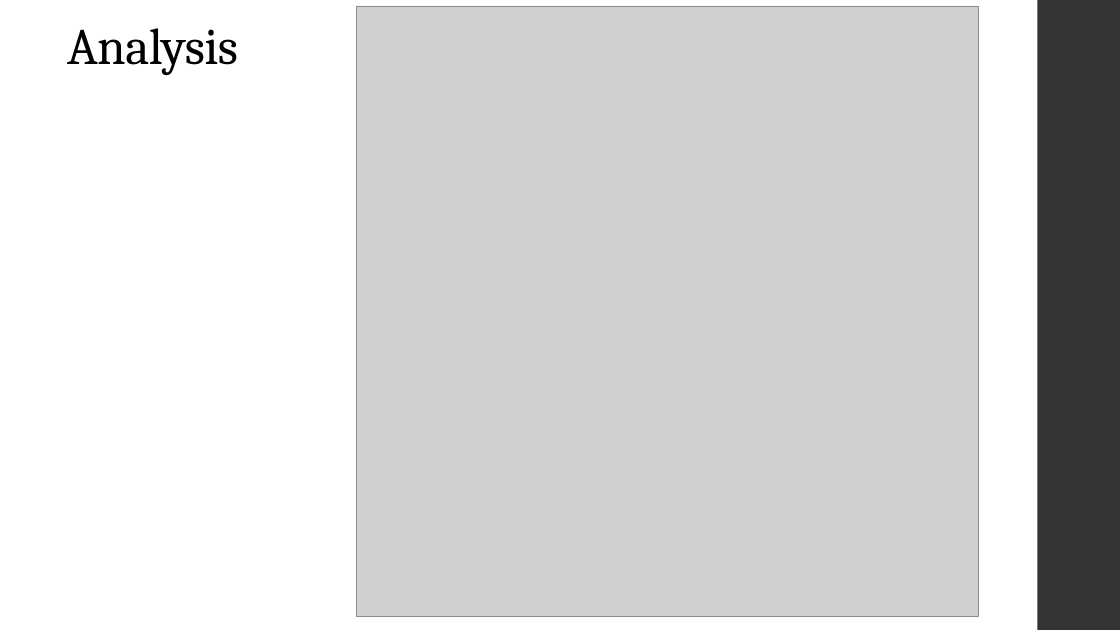
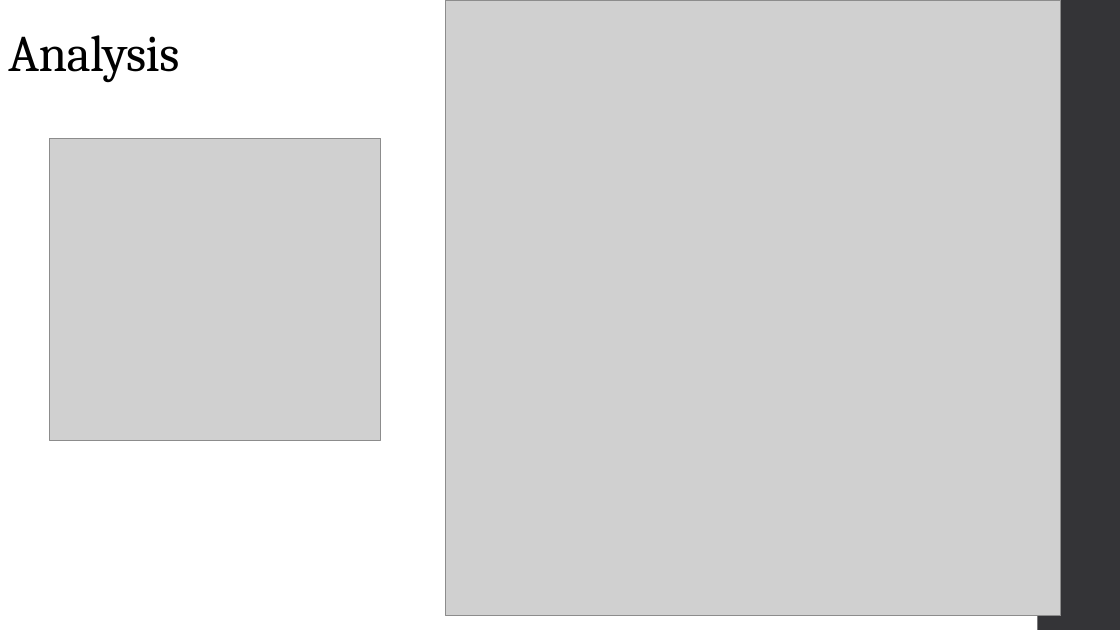
Before and after one commit to wtcarnes/Project-7-, a slide deck: slide 6 of Digging into the DEA.pptx (slide 7 before the commit). Drawn at 1120x630 pixels with LibreOffice and Linux fonts; fonts in the diff are those of the drawing; grey boxes stand for pictures. Boxes give left, top, right and bottom in pixels: in the first picture for what was removed or moved away, otherwise in the second. Text is boxed around its words. In the diff, an @@ line names an element or a change of style, - is before the commit and + after.

```diff
--- a/Digging into the DEA.pptx
+++ b/Digging into the DEA.pptx
@@ title "Analysis": place and size @@
-title "Analysis" at [67, 28, 238, 76]
+title "Analysis" at [8, 35, 179, 83]
@@ picture: place and size @@
-picture at [356, 6, 978, 617]
+picture at [445, 0, 1061, 616]
@@ picture added at [50, 138, 381, 440] @@
```
Also in this commit, not shown: 1 other slide changed, 3 slides added, 2 slides removed, 2 other files.
